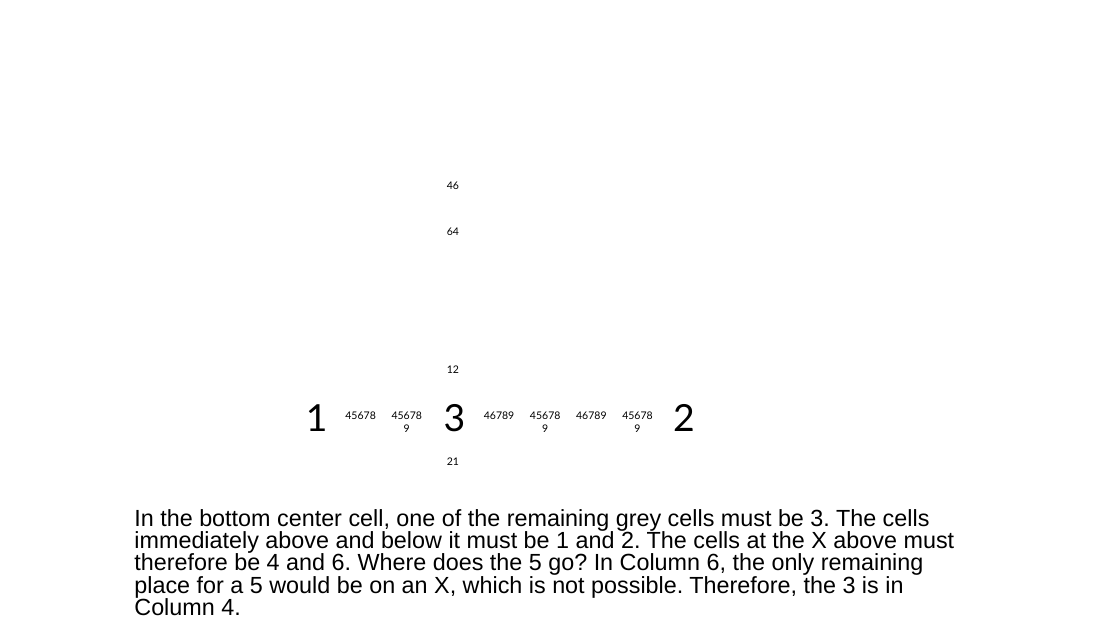
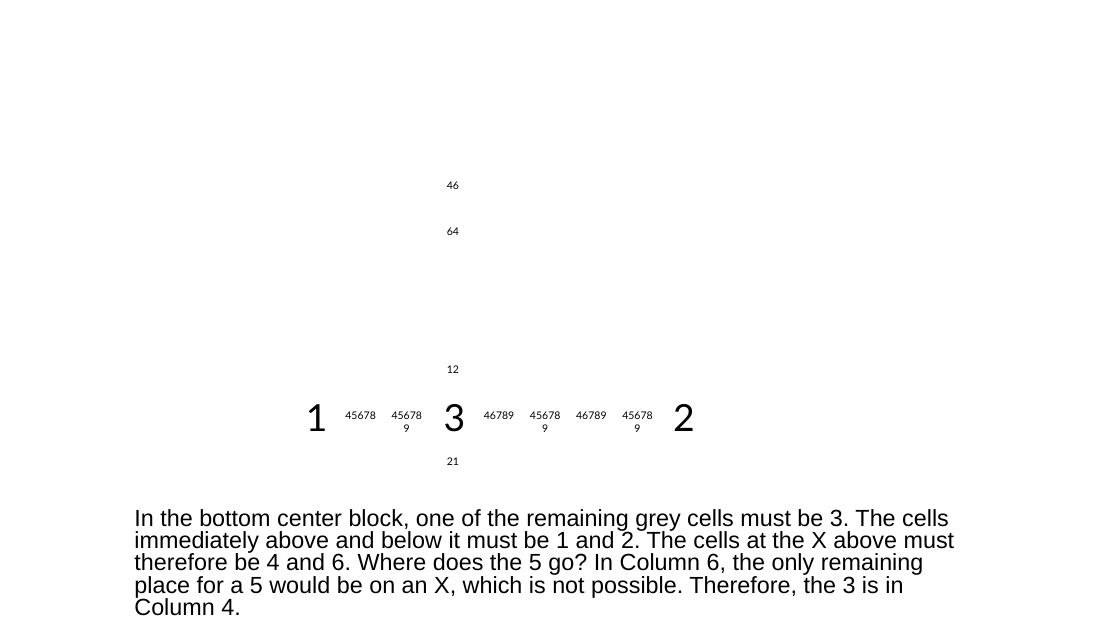
Before and after one commit to jhardis/WSJ_Number_Puzzles, a slide deck: slide 6 of 20260404_2.pptx. Drawn at 1120x630 pixels with LibreOffice and Linux fonts; fonts in the diff are those of the drawing; background and template pictures are left out. Boxes give left, top, right and bottom in pixels: in the first picture for what was removed or moved away, otherwise in the second. Text is boxed around its words. In the diff, an @@ line names an element or a change of style, - is before the commit and + after.

```diff
--- a/20260404_2.pptx
+++ b/20260404_2.pptx
@@ text at (x1=134, y1=509, x2=955, y2=616): text changed @@
-In the bottom center cell, one of the remaining grey cells must be 3. The cells immediately above and below it must be 1 and 2. The cells at the X above must therefore be 4 and 6. Where does the 5 go? In Column 6, the only remaining place for a 5 would be on an X, which is not possible. Therefore, the 3 is in Column 4.
+In the bottom center block, one of the remaining grey cells must be 3. The cells immediately above and below it must be 1 and 2. The cells at the X above must therefore be 4 and 6. Where does the 5 go? In Column 6, the only remaining place for a 5 would be on an X, which is not possible. Therefore, the 3 is in Column 4.
```
Also in this commit, not shown: 30 other slides changed, 3 slides removed.
